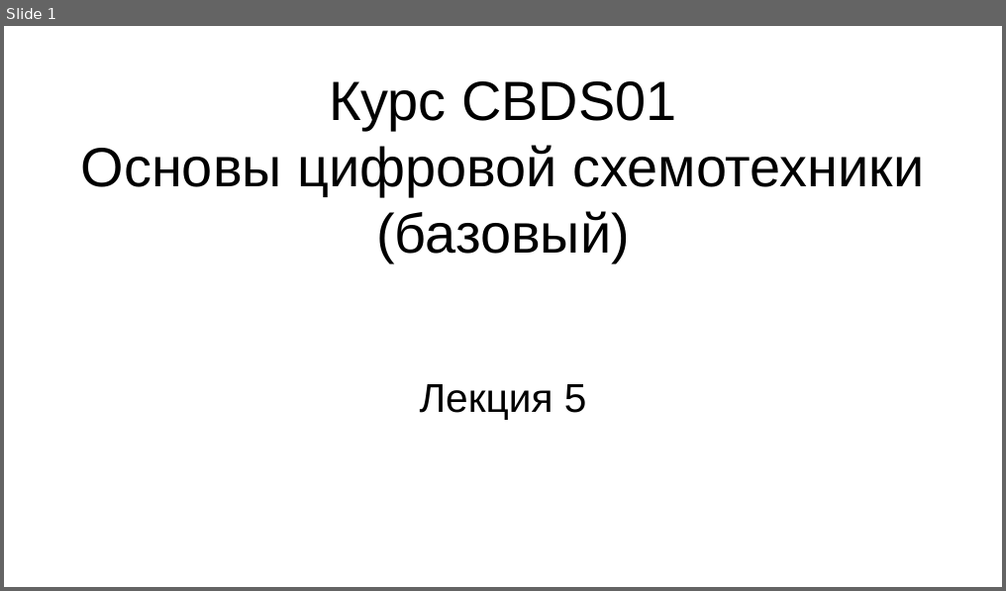
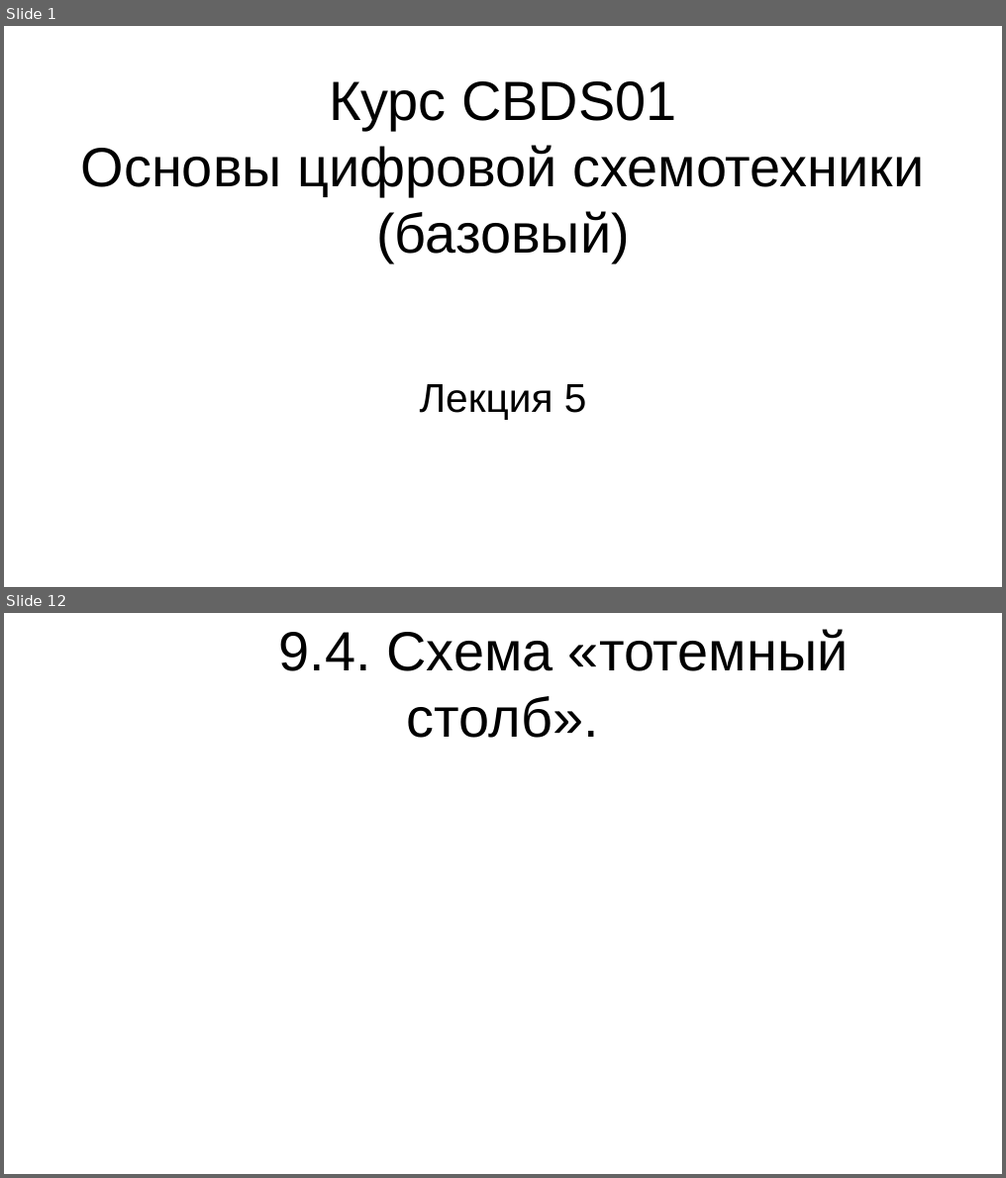
Before and after one commit to steelcraft/stud-lab, a slide deck: Лекции/СBDS01#L5.odp. Shown one above the other, each under a label of ours: slide 1 before the commit, slides 1 and 12 after it; the slides between them are not shown. The pictures are 1006x591 and 1006x1178 pixels, drawn with LibreOffice and Linux fonts; fonts in the diff are those of the drawing. Boxes give left, top, right and bottom in pixels: in the first picture for what was removed or moved away, otherwise in the second. Text is boxed around its words. In the diff, an @@ line names an element or a change of style, - is before the commit and + after.

```diff
--- a/Лекции/СBDS01#L5.odp
+++ b/Лекции/СBDS01#L5.odp
@@ slide 12 added at [4,613,1002,1174], background #FFFFFF @@
@@ title added at [279,629,848,738], 44 pt, text #000000 @@
+9.4. Схема «тотемный столб».
```
Also in this commit, not shown: 15 other slides added.
